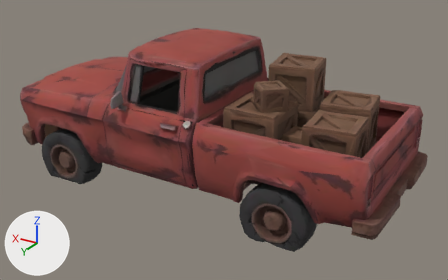
Renders of the glTF model export/parts/pickup_b.glb from each side of a commit.
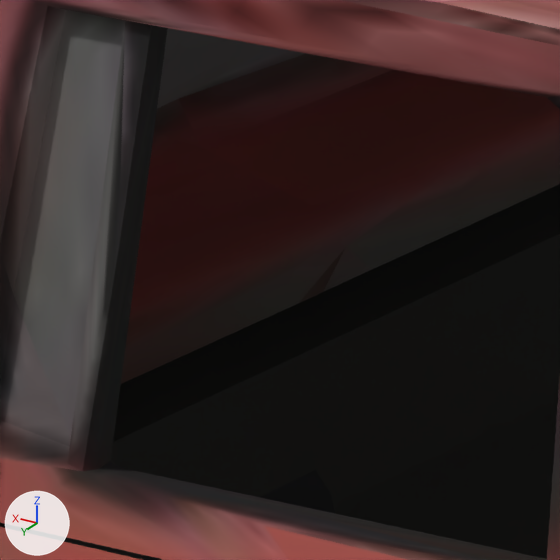
There are two pictures of each version: one whole from a 50 mm camera at (-4.02, 6.41, 3.84) aimed at (-0.2, 0.03, 0.65), one close up on the part from 29% to 40% of the width and 23% to 40% of the height. Lighting does not change. The marker at lower left points along +X, +Y and +Z. The older version's two pictures come first. Vertices at exactly the same position are counted once.

In view in the first close-up: 'body', 'door_back_1'.
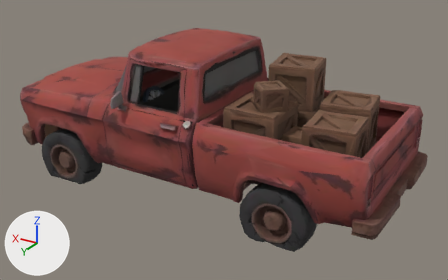
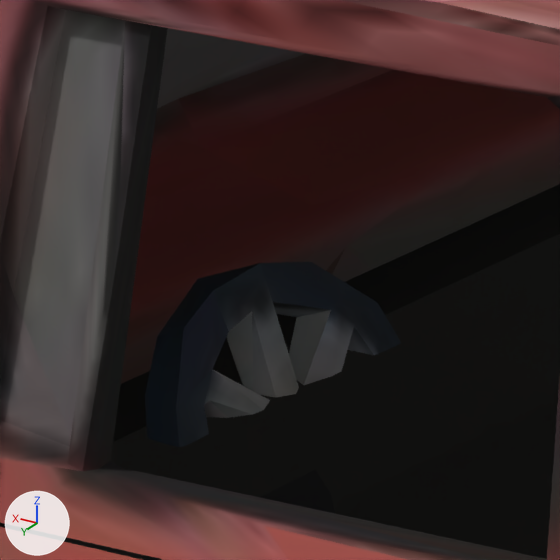
Location of each change, [x1, y1, x2, y2] in pixels of the close-ups (560 x 560 px):
part 1 of me_body, added: after [145, 262, 401, 447]

Patch to the scene script:
```diff
--- a/export/parts/pickup_b.glb.py
+++ b/export/parts/pickup_b.glb.py
@@ me_body @@
 # used by ob_body; location = (0.0, 0.0, 0.0)
-me_body.from_pydata(...)  # 3914 vertices, 7766 faces; spans x -2.6..2.6, y -1.08..1.09, z 0.0..1.92
+me_body.from_pydata(...)  # 3968 vertices, 7870 faces; spans x -2.6..2.6, y -1.08..1.09, z 0.0..1.92
+# me_body part 1: a new loose piece of 73 vertices spanning x 0.55..0.66, y 0.26..0.67, z 1.23..1.37
+# other edits to the shape of me_body do not show in these pictures
 me_body.materials.append(mat_tripo_mat_33057337_2720_48ba_ba8e_dd5126167540)
```
